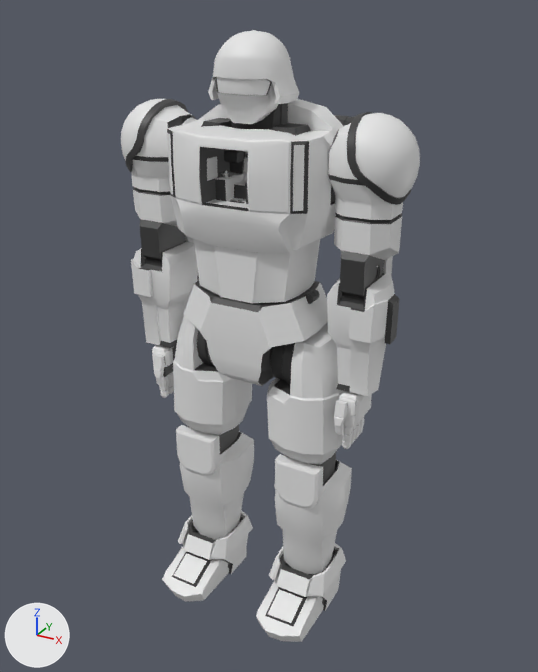
What one commit did to the FBX model public/assets/models/mech.fbx.
Both versions are drawn from a camera (50 mm lens) standing at (11.19, -19.49, 20.04) and looking at (0.21, 0.48, 10.06). Lighting does not change. The marker at lower left points along +X, +Y and +Z. Where no turn or scale is listed for an object, it has been applied to the vertices.

Script lines for the objects in view, before the commit:
```python
me_cube_022 = bpy.data.meshes.new('Cube.022')
me_cube_022.from_pydata(...)  # 7205 vertices, 5919 faces; spans x -4.9..4.9, y -2.5..2.9, z -18.4..1.1
me_cube_022.materials.append(mat_gray_metal)  # black #3a3a3a
me_cube_022.materials.append(mat_matte_black)  # white #e7e7e7
me_cube_022.materials.append(mat_rubber)  # white #e7e7e7
me_cube_022.materials.append(mat_optics)  # white #e7e7e7
me_cube_022.materials.append(mat_yellow_glo)  # white #e7e7e7
me_cube_022.materials.append(mat_blue_glow)  # white #e7e7e7
me_cube_022.materials.append(mat_material_red)  # white #e7e7e7
me_cube_022.materials.append(mat_green_glow)  # white #e7e7e7
me_cube_022.materials.append(mat_black_flat)  # white #e7e7e7
me_cube_022.materials.append(mat_white_glow)  # white #e7e7e7
me_cube_022.materials.append(mat_black_metallic)  # white #e7e7e7
me_cube_022.materials.append(mat_main_armor_material_005)  # white #e7e7e7
me_cube_022.materials.append(mat_2nd_armor_material_036)  # white #e7e7e7
me_cube_022.materials.append(mat_material)  # white #e7e7e7
ob_mech_krieger_body = bpy.data.objects.new('Mech-Krieger Body', me_cube_022)
ob_mech_krieger_body.location = (0.0, 0.0, 18.39)
```
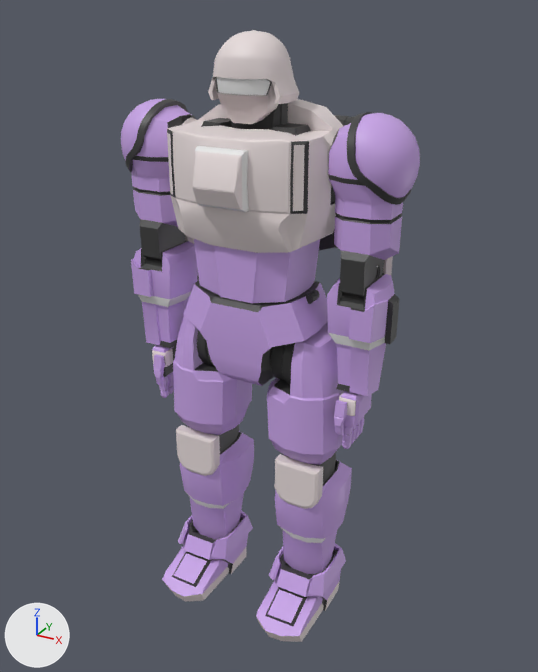
The newer file is also rescaled (x0.01) as a whole; pictures and numbers use the older file's frame.

Pixel boxes (x1, y1, x2, y2) of what changed, in the pictures (538 x 672 px):
'Cockpit Hatch', added: after (193, 146, 249, 212)
    faces in mat_2nd_armor_material_001 (white #e7dcdc): (193, 151, 242, 210)
    faces in mat_optics (white #e7e7e7): (195, 146, 249, 212)
'Equipment Plate', added: after (319, 229, 338, 250)
part 1 of me_cube_022, recoloured (white to purple): (121, 99, 420, 636) in both
part 2 of me_cube_022, recoloured: (152, 30, 393, 642) in both

The change, as a diff of the scene's bpy script:
```diff
--- a/public/assets/models/mech.fbx.py
+++ b/public/assets/models/mech.fbx.py
@@ mat_2nd_armor_material_001 @@
+mat_2nd_armor_material_001 = principled_material('2nd Armor Material.001')
+mat_2nd_armor_material_001.base_color = (0.801, 0.713, 0.713)  # white #e7dcdc
@@ mat_main_armor_material_001 @@
+mat_main_armor_material_001 = principled_material('Main Armor Material.001')
+mat_main_armor_material_001.base_color = (0.58, 0.371, 0.801)  # purple #c8a4e7
@@ me_cube_022 @@
 me_cube_022.from_pydata(...)  # 7205 vertices, 5919 faces; spans x -4.9..4.9, y -2.5..2.9, z -18.4..1.1
 # used by ob_mech_krieger_body; location = (0.0, 0.0, 18.39)
+# me_cube_022 part 1: all 1912 faces that had it switch from mat_main_armor_material_005 (white #e7e7e7) to mat_main_armor_material_001 (purple #c8a4e7)
+# me_cube_022 part 2: all 525 faces that had it switch from mat_2nd_armor_material_036 (white #e7e7e7) to mat_2nd_armor_material_001 (white #e7dcdc)
 me_cube_022.materials.append(mat_gray_metal)
@@ me_cube_039 @@
+me_cube_039.from_pydata(...)  # 29 vertices, 25 faces; spans x -2.22..2.22, y -0.55..0.68, z -2.48..0.0
+me_cube_039.materials.append(mat_gray_metal)  # black #3a3a3a
@@ me_cube_008 @@
+me_cube_008.from_pydata(...)  # 208 vertices, 155 faces; spans x -0.79..0.79, y -0.46..0.56, z -0.78..0.88
+# faces by material slot: [19, 10, 29, 4, 27, 64, 2]
+me_cube_008.materials.append(mat_gray_metal)  # black #3a3a3a
+me_cube_008.materials.append(mat_rubber)  # white #e7e7e7
+me_cube_008.materials.append(mat_optics)  # white #e7e7e7
+me_cube_008.materials.append(mat_main_armor_material_001)  # purple #c8a4e7
+me_cube_008.materials.append(mat_2nd_armor_material_001)  # white #e7dcdc
+me_cube_008.materials.append(mat_yellow_glo)  # white #e7e7e7
+me_cube_008.materials.append(mat_blue_glow)  # white #e7e7e7
@@ ob_equipment_plate @@
+ob_equipment_plate = bpy.data.objects.new('Equipment Plate', me_cube_039)
+ob_equipment_plate.location = (0.0, 2.19, 15.06)
@@ ob_cockpit_hatch @@
+ob_cockpit_hatch = bpy.data.objects.new('Cockpit Hatch', me_cube_008)
+ob_cockpit_hatch.location = (0.0, -1.86, 15.64)
```
